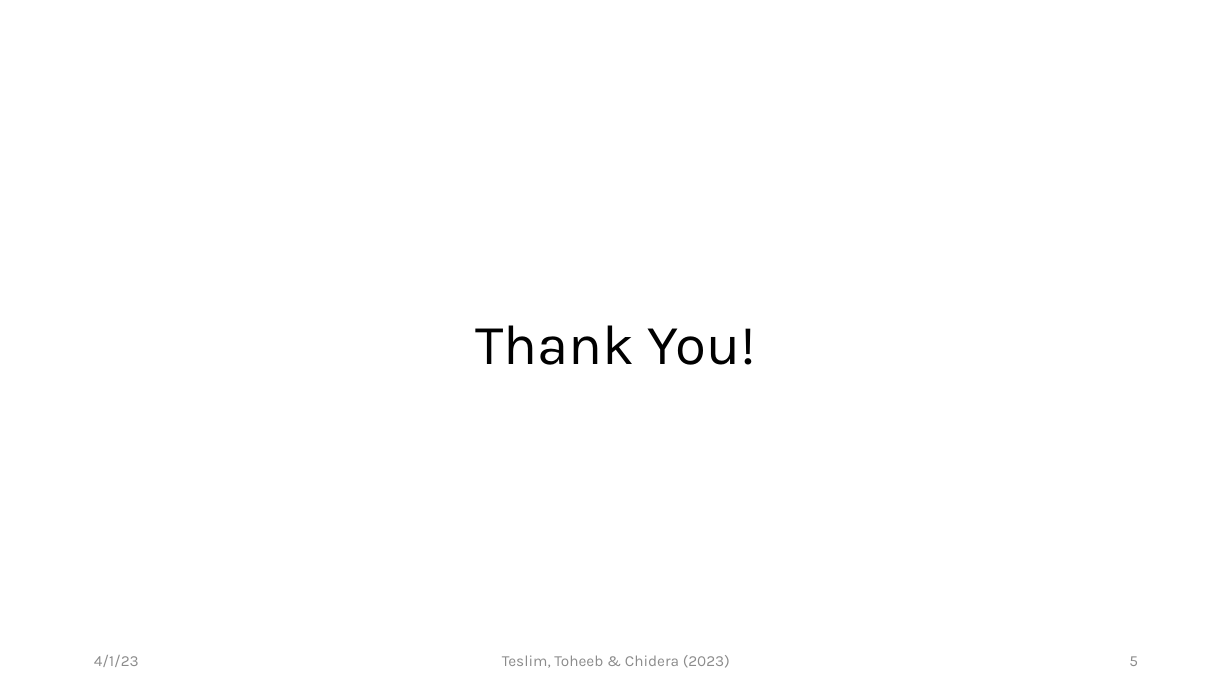
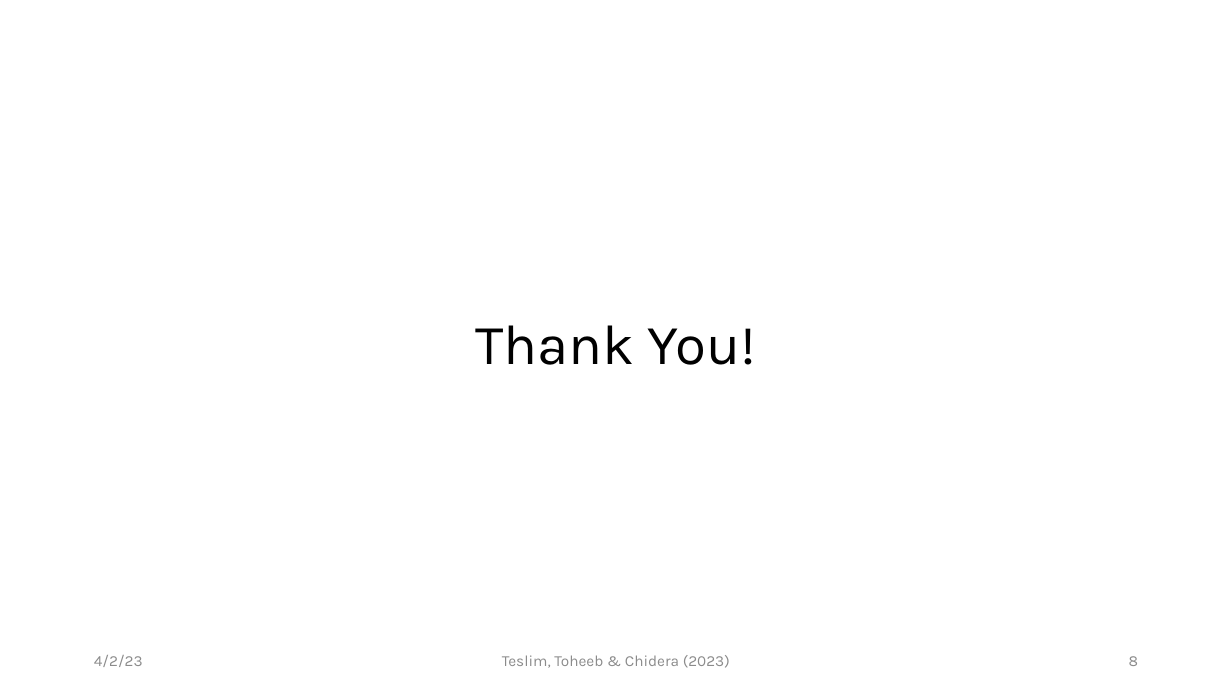
Before and after one commit to EnthusiasticTeslim/CHE4597-project, a slide deck: slide 8 of reports/report_group_.pptx (slide 5 before the commit). Drawn at 1232x693 pixels with LibreOffice and Linux fonts; fonts in the diff are those of the drawing. Boxes give left, top, right and bottom in pixels: in the first picture for what was removed or moved away, otherwise in the second. Text is boxed around its words. In the diff, an @@ line names an element or a change of style, - is before the commit and + after.

```diff
--- a/reports/report_group_.pptx
+++ b/reports/report_group_.pptx
@@ text at (94, 655, 143, 667): text changed @@
-4/1/23
+4/2/23
@@ page number at (1129, 656, 1138, 666): text changed @@
-5
+8
```
Also in this commit, not shown: 3 other slides changed, 3 slides added, 3 other files.
